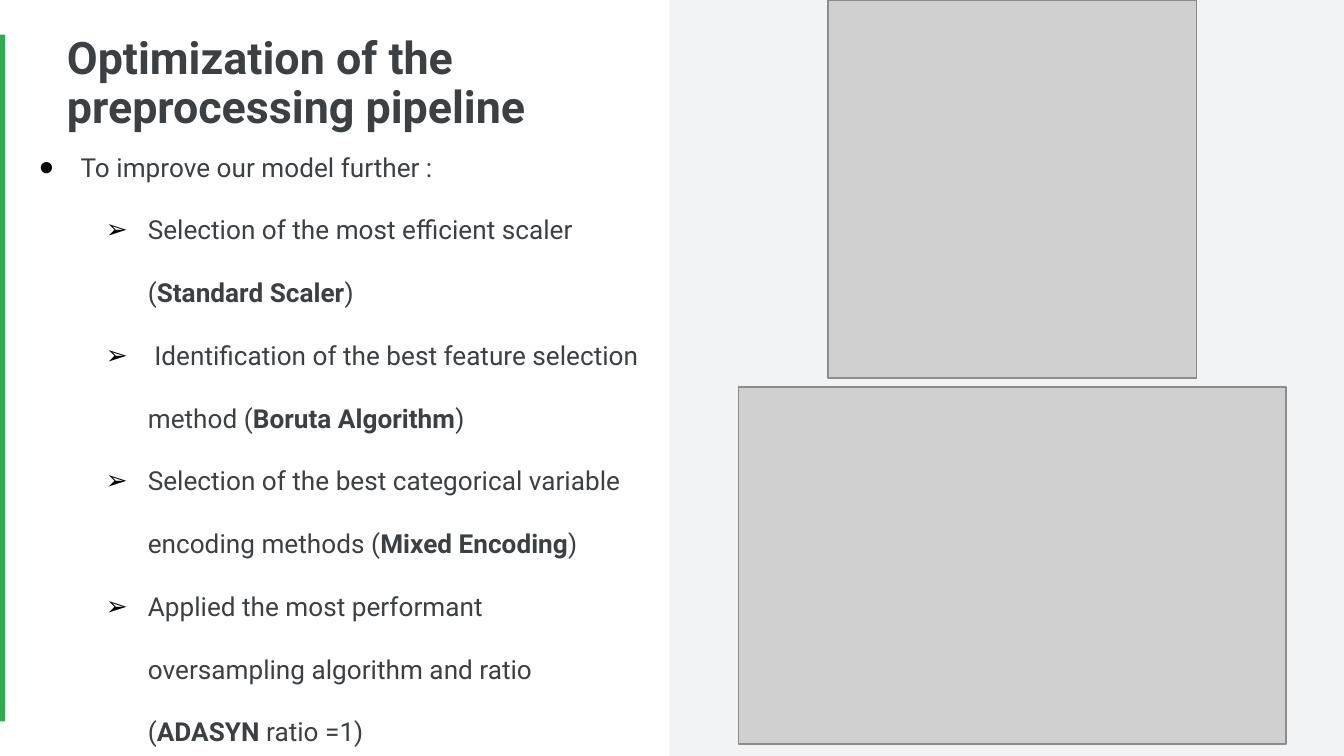
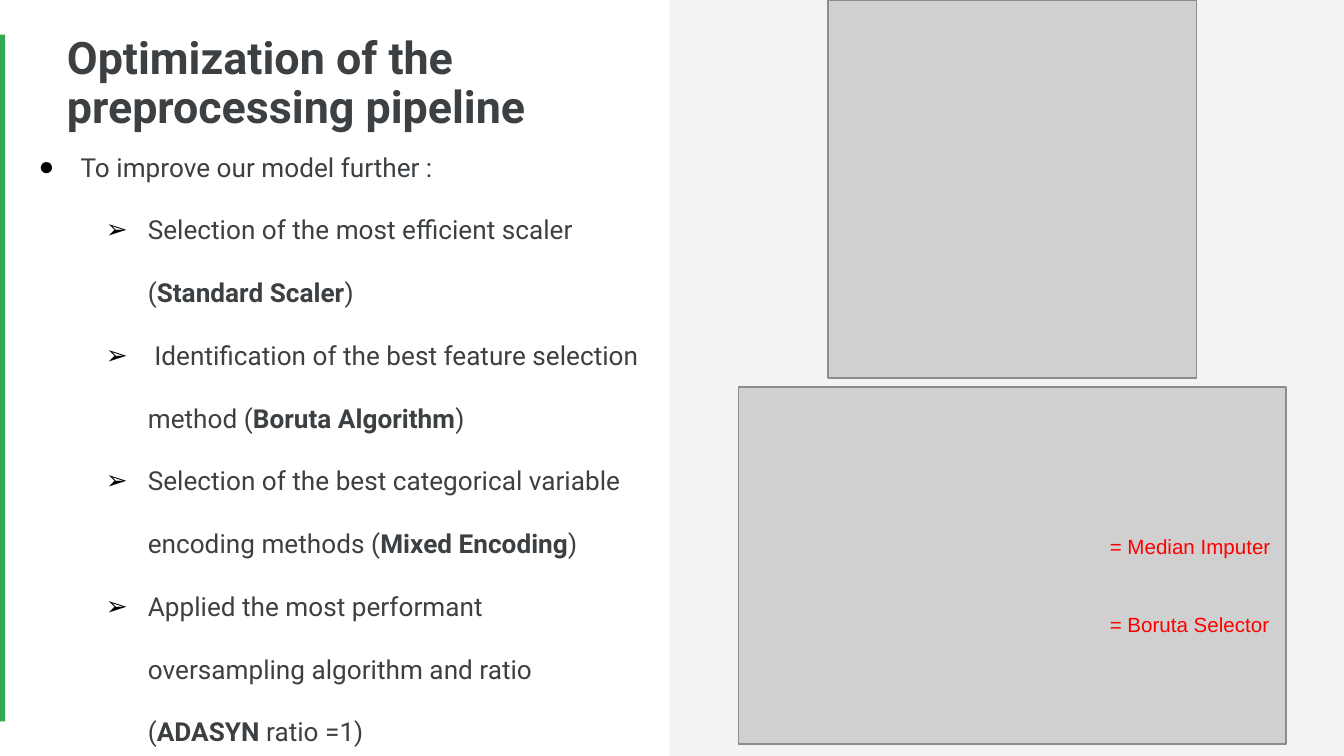
Before and after one commit to Faskill/Borrower-Scoring-Algorithm, a slide deck: slide 14 of P4_02_Presentation.pptx. Drawn at 1344x756 pixels with LibreOffice and Linux fonts; fonts in the diff are those of the drawing; grey boxes stand for pictures. Boxes give left, top, right and bottom in pixels: in the first picture for what was removed or moved away, otherwise in the second. Text is boxed around its words. In the diff, an @@ line names an element or a change of style, - is before the commit and + after.

```diff
--- a/P4_02_Presentation.pptx
+++ b/P4_02_Presentation.pptx
@@ text added at (x1=1127, y1=539, x2=1271, y2=559), 11 pt, text #FF0000 @@
+= Median Imputer
@@ text added at (x1=1127, y1=617, x2=1269, y2=632), 11 pt, text #FF0000 @@
+= Boruta Selector
```
